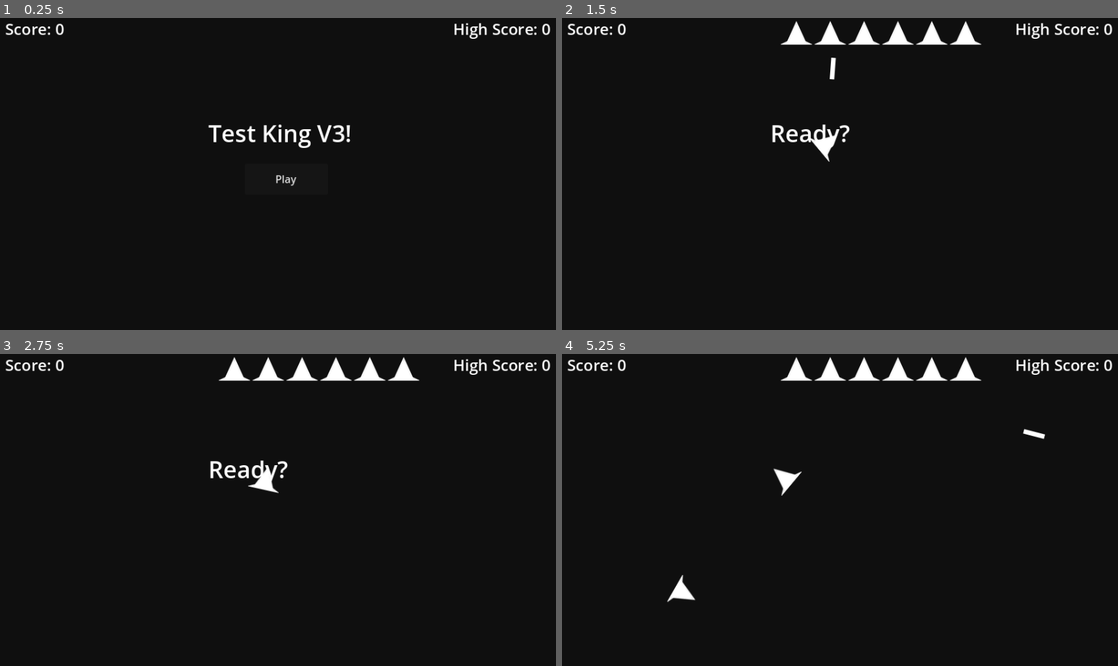
Above: before the commit, frames 1-4 (two rows, left to right).
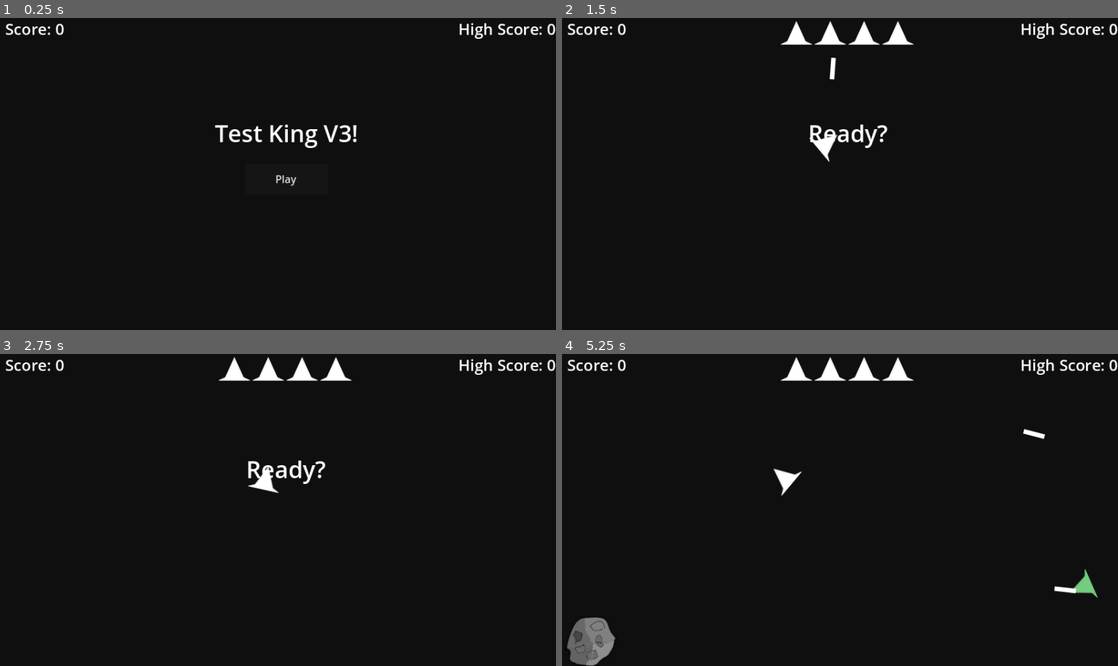
Above: after the commit, the same moments.

Repository: BlakeAvery/fg-asteroids
Game: Godot game, scene res://scenes/game.tscn
The game is run twice, just before and just after one commit, with the same random seed, the same clock (stepped at 60 frames per second) and the same inputs.
Inputs:
- Up to frame 1 (0.25 s): no input
- Up to frame 2 (1.5 s): click "Play" at 0.5 s; tap Enter at 1.25 s; hold D (right) from 1.28 s (still down); hold Space (shoot) from 1.28 s (still down)
- Up to frame 3 (2.75 s): release D (right) at 2.03 s; release Space (shoot) at 2.03 s; hold A (left) from 2.03 s (still down); tap Space (shoot) at 2.1 s
- Up to frame 4 (5.25 s): release A (left) at 2.78 s; hold D (right) 2.78-3.53 s; hold Space (shoot) 2.78-3.53 s; hold W (accel) 3.53-4.28 s; tap Space (shoot) at 3.6, 5.1 s; hold Space (shoot) 4.28-5.03 s; hold A (left) from 4.28 s (still down)

The runs differ from the first frame. In frame 1, 1.3% of the frame differs, in the area x 37-100%, y 1-42%; in frame 2, 1.5%; in frame 3, 1.5%; in frame 4, 2.3%, in the area x 0-100%, y 0-100%.

Commit message:
Base asteroids and UI active. Lowkey working game ngl

Diff:
--- a/project.godot
+++ b/project.godot
@@ -10,15 +10,18 @@
 
 [application]
 
-config/name="Test King 3"
+config/name="FGAsteroids"
 run/main_scene="res://scenes/game.tscn"
 config/features=PackedStringArray("4.1", "Mobile")
+boot_splash/bg_color=Color(0.141176, 0.141176, 0.141176, 1)
+boot_splash/show_image=false
 config/icon="res://icon.svg"
 
 [display]
 
 window/size/viewport_width=854
 window/size/viewport_height=480
+window/size/resizable=false
 
 [input]
 
--- a/scenes/asteroid.tscn
+++ b/scenes/asteroid.tscn
@@ -1,8 +1,10 @@
-[gd_scene load_steps=2 format=3 uid="uid://c05qkjmnqlc7n"]
+[gd_scene load_steps=3 format=3 uid="uid://cjnf2xw5itmlh"]
 
+[ext_resource type="Script" path="res://scripts/asteroid.gd" id="1_0w8hv"]
 [ext_resource type="Texture2D" uid="uid://bu4xpqa2d0n0g" path="res://img/asteroid_big.png" id="1_wgl2q"]
 
-[node name="Asteroid" type="RigidBody2D"]
+[node name="Asteroid" type="CharacterBody2D"]
+script = ExtResource("1_0w8hv")
 
 [node name="Sprite2D" type="Sprite2D" parent="."]
 texture = ExtResource("1_wgl2q")
--- a/scenes/bullet.tscn
+++ b/scenes/bullet.tscn
@@ -17,4 +17,9 @@
 position = Vector2(-0.435, 2.895)
 shape = SubResource("RectangleShape2D_ehfsn")
 
+[node name="FizzleTimer" type="Timer" parent="."]
+wait_time = 2.413
+autostart = true
+
 [connection signal="body_entered" from="." to="." method="destroy"]
+[connection signal="timeout" from="FizzleTimer" to="." method="_on_fizzle_timer_timeout"]
--- a/scenes/game.tscn
+++ b/scenes/game.tscn
@@ -9,6 +9,12 @@
 "points": PackedVector2Array(0, 0, 0, 0, 808, 440, 0, 0, 0, 0, 808, 192, 0, 0, 0, 0, 760, 48, 0, 0, 0, 0, 624, 32, 0, 0, 0, 0, 216, 32, 0, 0, 0, 0, 96, 64, 0, 0, 0, 0, 72, 184, 0, 0, 0, 0, 72, 392, 0, 0, 0, 0, 88, 448, 0, 0, 0, 0, 296, 448, 0, 0, 0, 0, 744, 416, 0, 0, 0, 0, 808, 440)
 }
 point_count = 12
+
+[sub_resource type="Curve2D" id="Curve2D_7ofd1"]
+_data = {
+"points": PackedVector2Array(0, 0, 0, 0, 864, -16, 0, 0, 0, 0, 776, -16, 0, 0, 0, 0, 408, -40, 0, 0, 0, 0, 184, -32, 0, 0, 0, 0, -16, 8, 0, 0, 0, 0, -32, 184, 0, 0, 0, 0, -48, 360, 0, 0, 0, 0, -16, 496, 0, 0, 0, 0, 144, 512, 0, 0, 0, 0, 344, 512, 0, 0, 0, 0, 544, 512, 0, 0, 0, 0, 736, 496, 0, 0, 0, 0, 904, 464, 0, 0, 0, 0, 952, 272, 0, 0, 0, 0, 936, 176, 0, 0, 0, 0, 888, 88, 0, 0, 0, 0, 864, -16)
+}
+point_count = 17
 
 [node name="Game" type="Node2D"]
 script = ExtResource("1_2cg8e")
@@ -39,8 +45,17 @@
 wait_time = 3.7
 
 [node name="AsteroidSpawnTimer" type="Timer" parent="."]
+wait_time = 3.101
+
+[node name="AsteroidSpawnPath" type="Path2D" parent="."]
+curve = SubResource("Curve2D_7ofd1")
+
+[node name="AsteroidSpawnPoint" type="PathFollow2D" parent="AsteroidSpawnPath"]
+position = Vector2(864, -16)
+rotation = 3.14159
 
 [connection signal="death" from="Player" to="." method="_on_player_death"]
 [connection signal="shoot" from="Player" to="." method="_on_ship_shoot"]
 [connection signal="start_game" from="UI" to="." method="_on_ui_start"]
 [connection signal="timeout" from="EnemyShipSpawnTimer" to="." method="spawn_ship"]
+[connection signal="timeout" from="AsteroidSpawnTimer" to="." method="spawn_asteroid"]
--- a/scenes/ui.tscn
+++ b/scenes/ui.tscn
@@ -14,24 +14,25 @@
 [node name="ScoreLabel" type="Label" parent="."]
 layout_mode = 0
 offset_left = 8.0
-offset_right = 99.0
+offset_right = 144.0
 offset_bottom = 37.0
 theme_override_font_sizes/font_size = 24
 text = "Score: 0"
 
 [node name="MessageTitleLabel" type="Label" parent="."]
 layout_mode = 0
-offset_left = 320.0
+offset_left = 328.0
 offset_top = 152.0
-offset_right = 544.0
+offset_right = 552.0
 offset_bottom = 208.0
 theme_override_font_sizes/font_size = 36
 text = "Test King V3!"
+horizontal_alignment = 1
 
 [node name="HighScoreLabel" type="Label" parent="."]
 layout_mode = 0
-offset_left = 696.0
-offset_right = 846.0
+offset_left = 640.0
+offset_right = 854.0
 offset_bottom = 37.0
 theme_override_font_sizes/font_size = 24
 text = "High Score: 0"
--- /dev/null
+++ b/scripts/asteroid.gd
@@ -0,0 +1,40 @@
+@icon("res://img/asteroid_mid.png")
+class_name Asteroid extends CharacterBody2D
+
+signal explode(asteroid: Asteroid)
+@export var speed: float = 250.0
+
+func damage():
+	explode.emit(self)
+	queue_free()
+
+# Called when the node enters the scene tree for the first time.
+func _ready():
+	rotation = deg_to_rad(randf_range(0.0, 360.0))
+
+
+# Called every frame. 'delta' is the elapsed time since the previous frame.
+func _process(delta):
+	pass
+
+func _physics_process(delta):
+	var collision = get_last_slide_collision()
+	if collision is KinematicCollision2D:
+			var object = collision.get_collider()
+			if object is Ship:
+				object.die()
+				damage()
+
+	var movement = Vector2(randf(), randf())
+	velocity += movement.rotated(rotation) * 5
+	velocity = velocity.limit_length(speed)
+	move_and_slide()
+	var screen_size = get_viewport_rect().size
+	if global_position.y < 0:
+		global_position.y = screen_size.y
+	elif global_position.y > screen_size.y:
+		global_position.y = 0
+	if global_position.x < 0:
+		global_position.x = screen_size.x
+	elif global_position.x > screen_size.x:
+		global_position.x = 0
--- a/scripts/bullet.gd
+++ b/scripts/bullet.gd
@@ -25,9 +25,11 @@
 			object.die()
 			add_score.emit(200)
 			queue_free()
-#	if object is Asteroid:
-#		pass
-#
+	if object is Asteroid:
+		object.damage()
+		add_score.emit(500)
+		queue_free()
+
 
 func spawn():
 	pass
@@ -45,3 +47,7 @@
 func _physics_process(delta):
 	var movement = Vector2(0.0, -1.0)
 	global_position += movement.rotated(rotation) * speed * delta
+
+
+func _on_fizzle_timer_timeout():
+	queue_free()
--- a/scripts/game.gd
+++ b/scripts/game.gd
@@ -2,12 +2,14 @@
 
 var laser = preload("res://scenes/bullet.tscn")
 var ship = preload("res://scenes/ship.tscn")
+var asteroid = preload("res://scenes/asteroid.tscn")
 
 var frame_timer: int = 0
-var game_active: bool = true # This will later be controlled by UI. Go away
+var game_active: bool = false # This will later be controlled by UI. Go away
 enum ui_states {BASE_TITLE, IN_GAME, RESPAWNING, GAME_OVER}
 
-@export var lives: int = 6
+@export var max_lives: int = 4
+var lives: int = max_lives
 var score: int = 0
 var high_score: int = 0
 
@@ -19,16 +21,28 @@
 	s.connect("shoot", _on_ship_shoot)
 	add_child(s)
 
+func spawn_asteroid():
+	var a = asteroid.instantiate()
+	$AsteroidSpawnPath/AsteroidSpawnPoint.progress_ratio = randf()
+	a.position = $AsteroidSpawnPath/AsteroidSpawnPoint.position
+	a.connect("explode", _on_asteroid_explode)
+	add_child(a)
+
 func game_over():
+	game_active = false
 	if score > high_score:
 		high_score = score
 		$UI.update_high_score(score)
 	$UI.change_state(ui_states.GAME_OVER)
+	$EnemyShipSpawnTimer.stop()
+	$AsteroidSpawnTimer.stop()
+	$RespawnTimer.stop()
 
 
 func update_score(points: int):
-	score = score + points
-	$UI.update_score(score)
+	if game_active:
+		score = score + points
+		$UI.update_score(score)
 
 # Called when the node enters the scene tree for the first time.
 func _ready():
@@ -50,25 +64,38 @@
 
 
 func _on_player_death():
+	game_active = false
+	lives -= 1
+	$UI.update_lives(lives)
 	if lives > 0:
 		$RespawnTimer.start()
 		$UI.change_state(ui_states.RESPAWNING)
-		lives = lives - 1 # Why doesn't -= work?
-		$UI.update_lives(lives)
+#		lives = lives - 1 # Why doesn't -= work?
 		await $RespawnTimer.timeout
 		$Player.alive = true
 		$Player/CollisionPolygon2D.disabled = false
 		$Player.show()
+		game_active = true
 	else:
 		game_over()
 
 
+func _on_asteroid_explode(rock: Asteroid):
+	# First take down the position and rotation of the dying asteroid.
+	# Then kill the dying asteroid, spawn two new at asteroid position
+	# Unless at smallest size. Then just kill the asteroid
+	pass
+
 
 func _on_ui_start():
+	game_active = true
 	score = 0
+	lives = max_lives
 	$UI.update_score(score)
 	$UI.update_lives(lives)
 	$UI.change_state(ui_states.IN_GAME)
 	$EnemyShipSpawnTimer.start()
+	$AsteroidSpawnTimer.start()
 	$Player.show()
 	$Player.alive = true
+	$Player/CollisionPolygon2D.disabled = false
--- a/scripts/ship.gd
+++ b/scripts/ship.gd
@@ -4,9 +4,9 @@
 signal shoot(laser: Bullet)
 signal death
 @export var controllable: bool = false
-@export var acceleration: float = 7.0
+@export var acceleration: float = 12.0
 @export var deceleration: float = 7.0
-@export var max_speed: float = 200.0
+@export var max_speed: float = 175.5
 @export var rotation_speed: float = 150.0
 
 var laser = preload("res://scenes/bullet.tscn")
@@ -15,11 +15,12 @@
 
 func die():
 	if controllable:
+		$CollisionPolygon2D.set_deferred("disabled", true)
+		alive = false
 		death.emit()
-		alive = false
-		$CollisionPolygon2D.disabled = true
 		hide()
 	else:
+		$CollisionPolygon2D.set_deferred("disabled", true)
 		death.emit()
 		alive = false
 		queue_free()
@@ -29,8 +30,9 @@
 func _ready():
 	randomize()
 	if !controllable:
+		modulate = Color(randf(), randf(), randf())
 		rotation = randf_range(0.0, 360.0)
-		$GunTimer.wait_time = randf_range(0.1, 0.9)
+		$AIShootTimer.wait_time = randf_range(0.4, 1.4)
 		$AIAliveTimer.start()
 		$AIShootTimer.start()
 
@@ -55,7 +57,7 @@
 
 func _physics_process(delta):
 	# Ngl let us try to do a collision check first :)
-	var collision: KinematicCollision2D = get_last_slide_collision()
+	var collision: KinematicCollision2D = get_last_slide_collision() #This could be causing the losing multiple lives bug
 	if collision is KinematicCollision2D:
 		var what_did_we_hit = collision.get_collider()
 		if what_did_we_hit is Ship:
@@ -63,7 +65,7 @@
 			die()
 		#if what_did_we_hit is Asteroid:
 		#	die()
-#		if what_did_we_hit is Bullet: # Is this code redundant? We will see soon
+#		if what_did_we_hit is Bullet: # Is this code redundant? It totally was
 #			if !controllable:
 #				add_score.emit(100)
 #			die()
@@ -100,6 +102,6 @@
 func _on_ai_shoot_timer_timeout():
 	var l = laser.instantiate()
 	l.global_position = $GunPoint.global_position
-	l.rotation = rotation
+	l.rotation = rotation + randf_range(-1.0, 1.0)
 	l.is_player = false
 	shoot.emit(l)
--- a/scripts/ui.gd
+++ b/scripts/ui.gd
@@ -28,7 +28,8 @@
 func game_over():
 	$MessageTitleLabel.text = "Game over :("
 	$MessageTitleLabel.show()
-	$Button.show()
+	await get_tree().create_timer(3).timeout
+	change_state(states.BASE_TITLE)
 
 
 func respawn_text():
Binary file added: img/asteroid_small.png
Not shown, added: img/asteroid_small.png.import
Not shown: 1 places in scenes/game.tscn that only renumber resources
